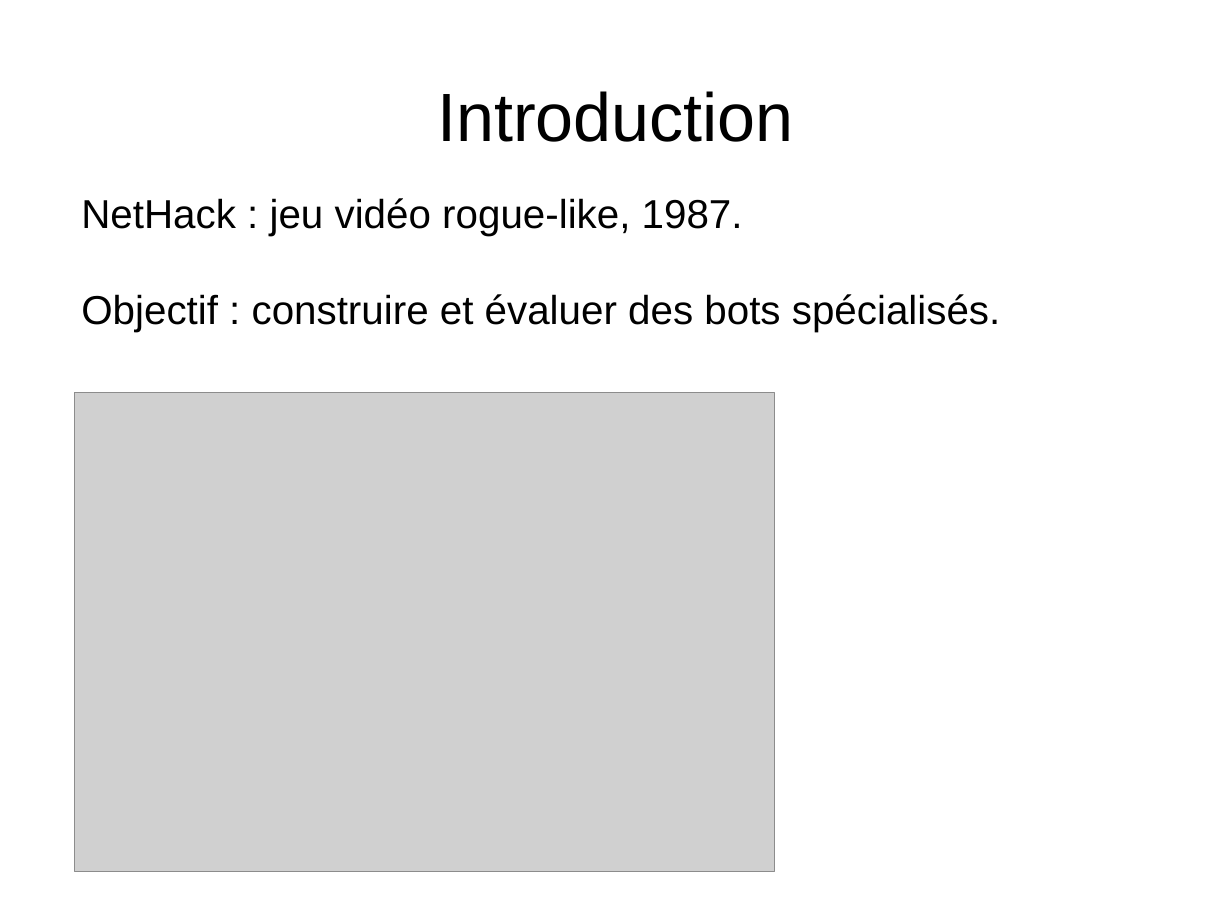
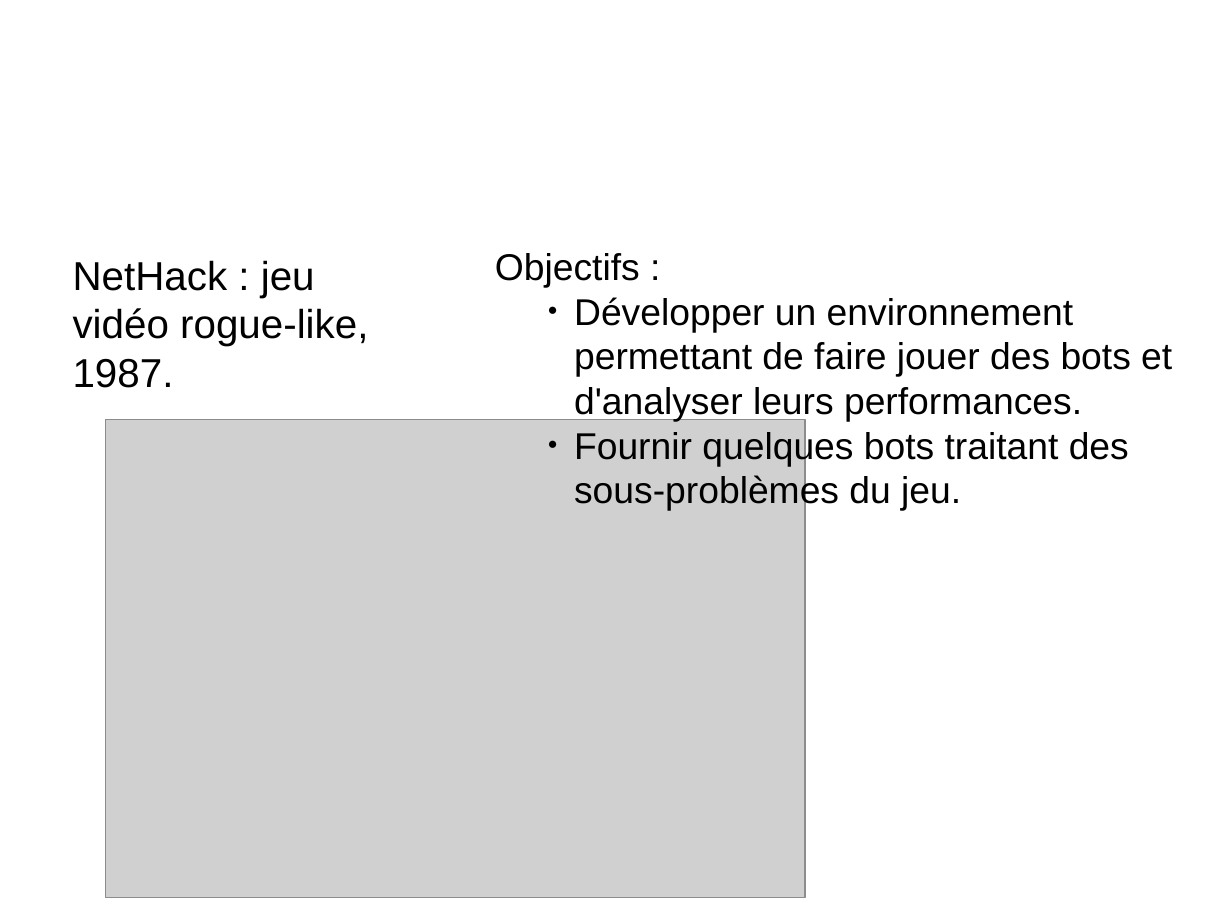
Before and after one commit to medrimonia/PFA-Nethack, a slide deck: slide 3 of papers/soutenance/soutenance.odp. Drawn at 1232x924 pixels with LibreOffice and Linux fonts; fonts in the diff are those of the drawing; grey boxes stand for pictures; background and template pictures are left out. Boxes give left, top, right and bottom in pixels: in the first picture for what was removed or moved away, otherwise in the second. Text is boxed around its words. In the diff, an @@ line names an element or a change of style, - is before the commit and + after.

```diff
--- a/papers/soutenance/soutenance.odp
+++ b/papers/soutenance/soutenance.odp
@@ title "Introduction" at bbox=[61, 37, 931, 191]: size 44 to 56.1 pt, text colour #000000 to #FFFFFF; alignment centre to left @@
@@ text "NetHack : jeu vidéo rogue-like, ...": place and size @@
-text "NetHack : jeu vidéo rogue-like, ..." at bbox=[81, 198, 1001, 332]
+text "NetHack : jeu vidéo rogue-like, ..." at bbox=[73, 260, 368, 388]
@@ text added at bbox=[495, 253, 1172, 511], 24 pt, text #000000 @@
+Objectifs :
+    ● Développer un environnement permettant de faire jouer des bots et d'analyser leurs performances.
+    ● Fournir quelques bots traitant des sous-problèmes du jeu.
@@ text at bbox=[81, 294, 1001, 332]: paragraph removed @@
-Objectif : construire et évaluer des bots spécialisés.
@@ picture: place and size @@
-picture at bbox=[75, 394, 775, 872]
+picture at bbox=[105, 419, 805, 898]
```
Also in this commit, not shown: 16 other slides changed.
